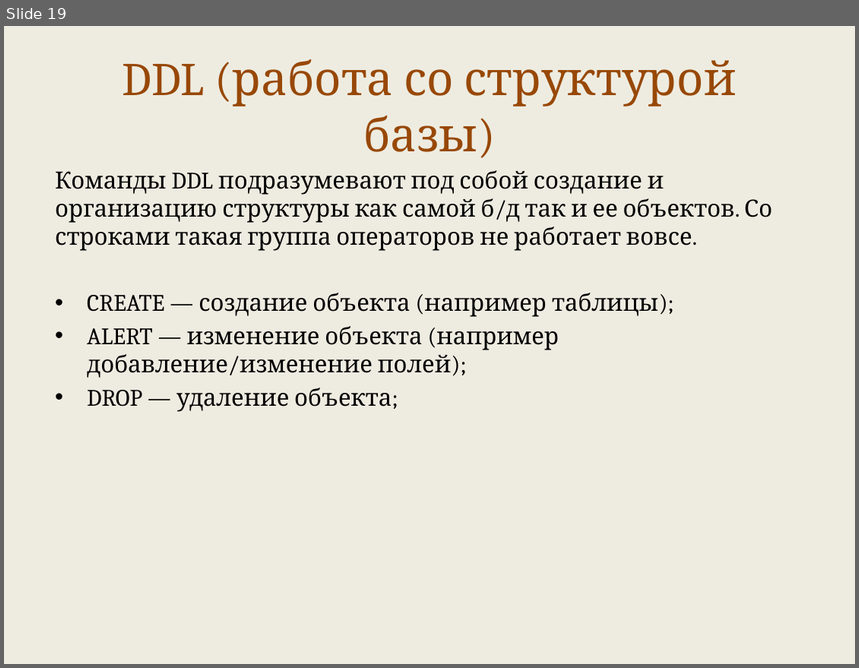
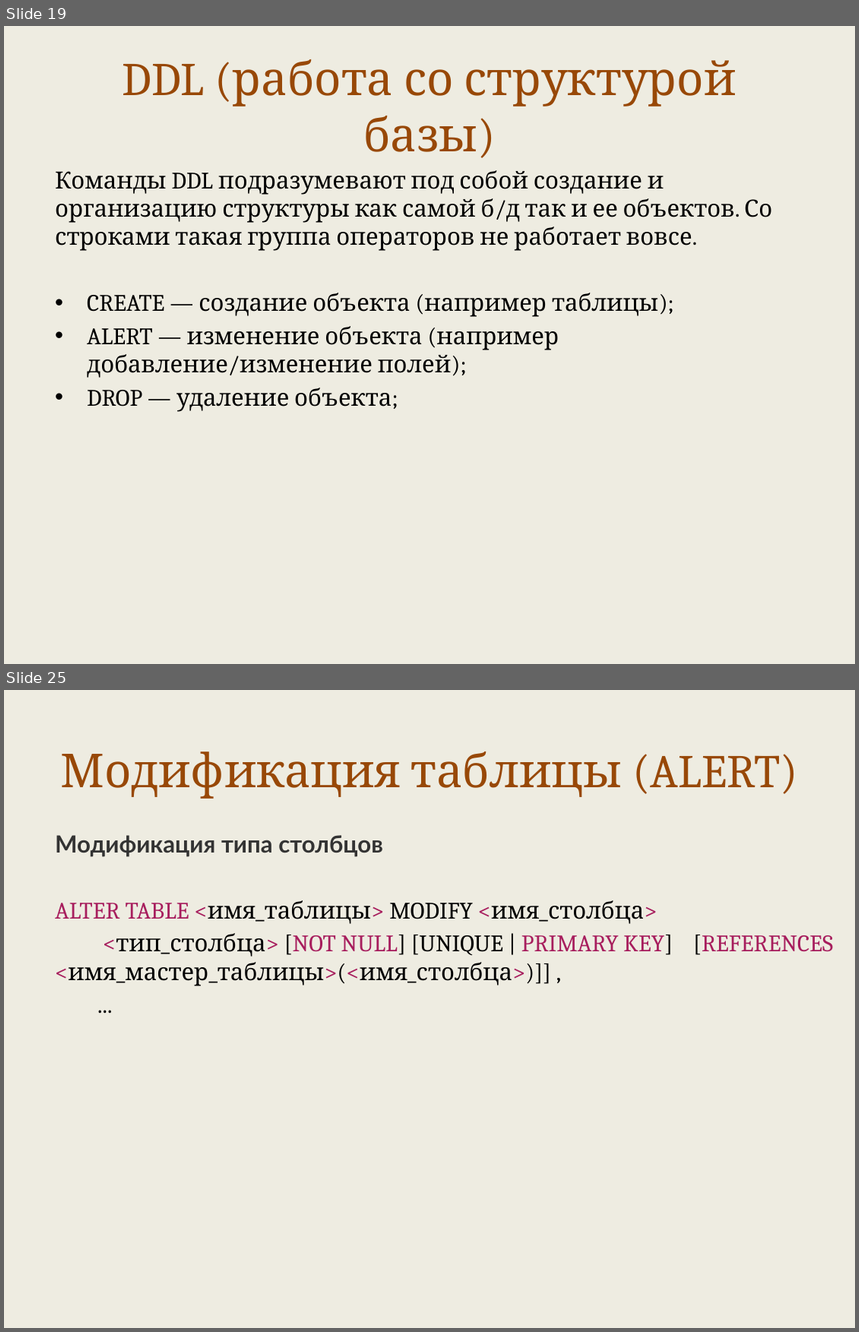
Before and after one commit to maxchv/LearnPython, a slide deck: week12/sql.pptx. Shown one above the other, each under a label of ours: slide 19 before the commit, slides 19 and 25 after it; the slides between them are not shown. The pictures are 859x668 and 859x1332 pixels, drawn with LibreOffice and Linux fonts; fonts in the diff are those of the drawing. Boxes give left, top, right and bottom in pixels: in the first picture for what was removed or moved away, otherwise in the second. Text is boxed around its words. In the diff, an @@ line names an element or a change of style, - is before the commit and + after.

```diff
--- a/week12/sql.pptx
+++ b/week12/sql.pptx
@@ slide 25 added at [4, 690, 855, 1328], background #EEECE1 @@
@@ title added at [61, 752, 799, 799], 39.6 pt, text #984807 @@
+Модификация таблицы (ALERT)
@@ text added at [55, 835, 833, 986], 20 pt, text #000000 @@
+Модификация типа столбцов
+ALTER TABLE <имя_таблицы> MODIFY <имя_столбца>
+<тип_столбца> [NOT NULL] [UNIQUE | PRIMARY KEY] [REFERENCES <имя_мастер_таблицы>(<имя_столбца>)]] ,
+...
```
Also in this commit, not shown: 1 slide changed, 16 other slides added, 1 slide removed, 8 other files.
